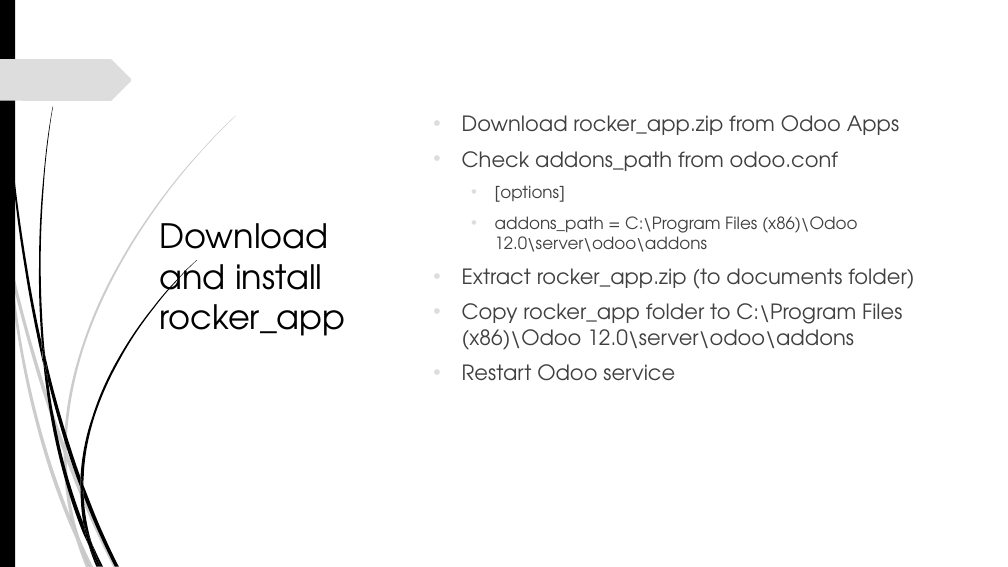
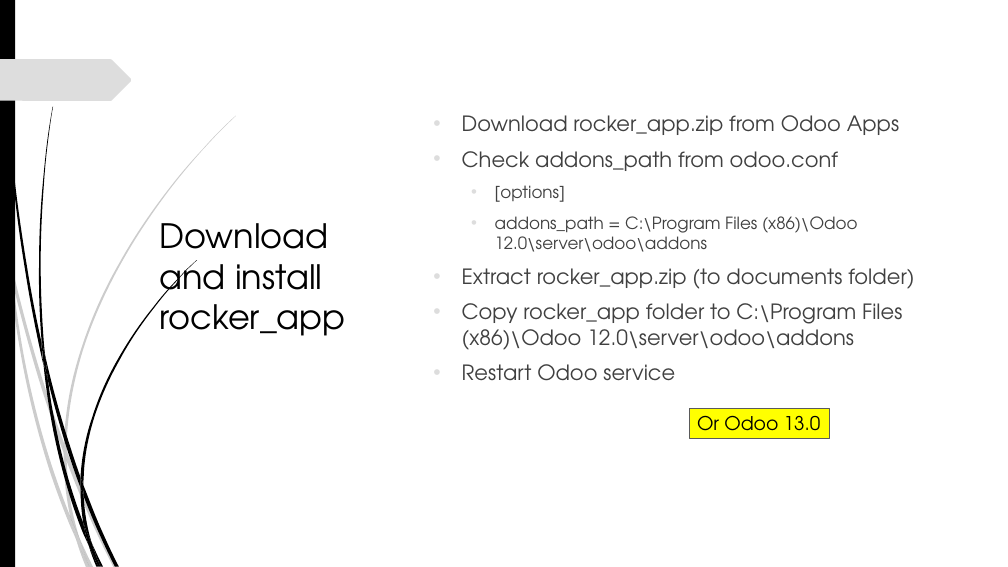
Before and after one commit to akarki58/rocker_app, a slide deck: slide 5 of rocker_app/static/description/Rocker_install.pptx (slide 4 before the commit). Drawn at 1008x567 pixels with LibreOffice and Linux fonts; fonts in the diff are those of the drawing; background and template pictures are left out. Boxes give left, top, right and bottom in pixels: in the first picture for what was removed or moved away, otherwise in the second. Text is boxed around its words. In the diff, an @@ line names an element or a change of style, - is before the commit and + after.

```diff
--- a/rocker_app/static/description/Rocker_install.pptx
+++ b/rocker_app/static/description/Rocker_install.pptx
@@ rectangle added at bbox=[690, 408, 830, 439], fill #FFFF00, outline #5B5B5B 0.75 pt, 18 pt, text #000000 @@
+Or Odoo 13.0
```
Also in this commit, not shown: 1 other slide changed, 1 slide added, 29 other files.
